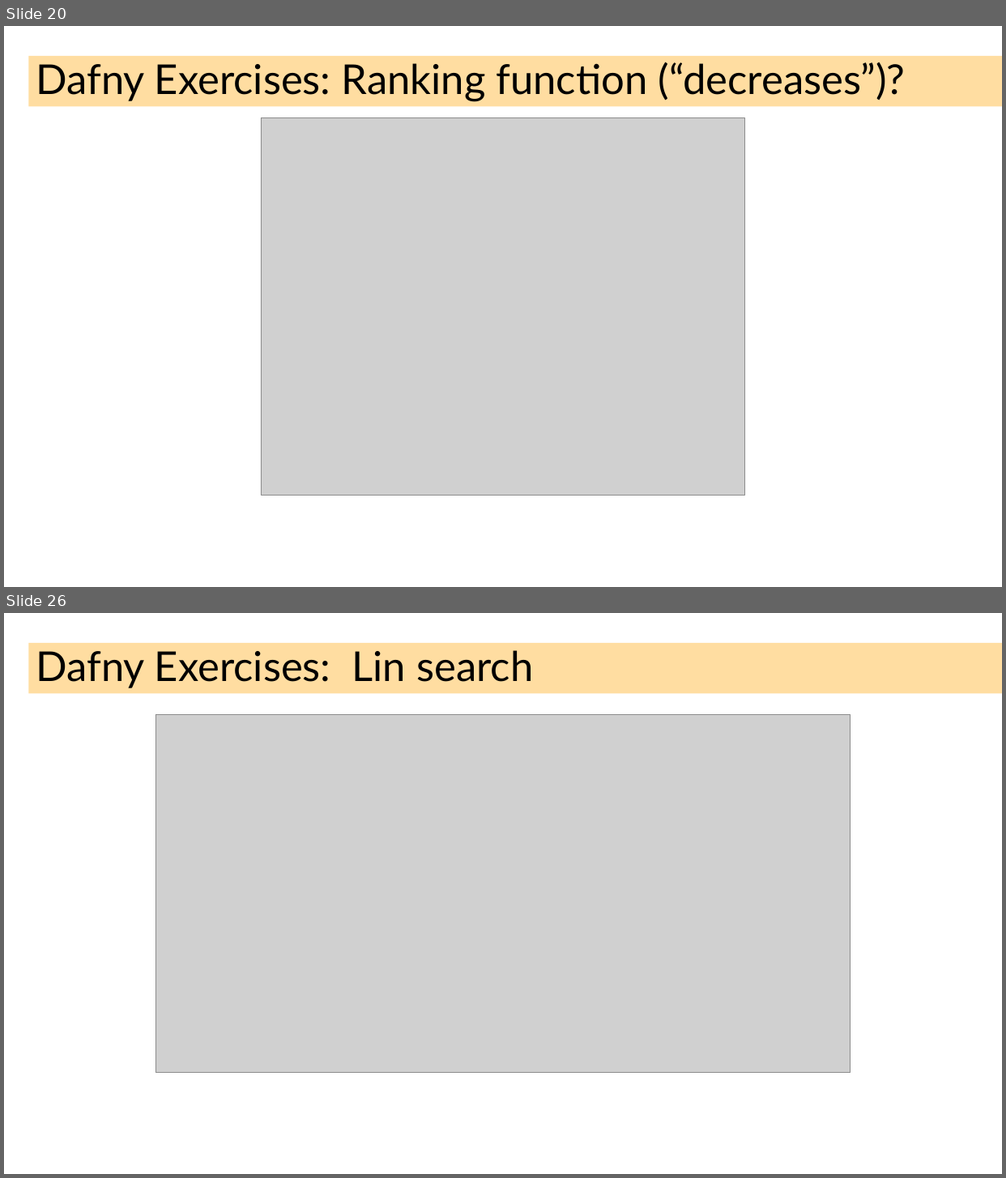
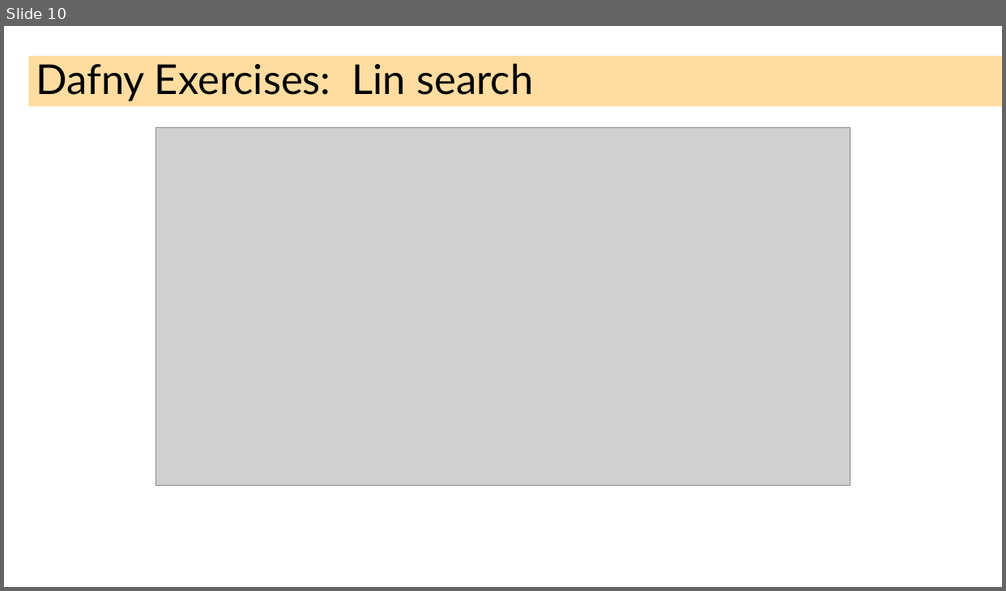
Before and after one commit to ganeshutah/cs6110s22, a slide deck: Lec17/Lec17.pptx. Shown one above the other, each under a label of ours: slides 20 and 26 before the commit, slide 10 after it; the slides between them are not shown. The pictures are 1006x1178 and 1006x591 pixels, drawn with LibreOffice and Linux fonts; fonts in the diff are those of the drawing; grey boxes stand for pictures. Boxes give left, top, right and bottom in pixels: in the first picture for what was removed or moved away, otherwise in the second. Text is boxed around its words. In the diff, an @@ line names an element or a change of style, - is before the commit and + after.

```diff
--- a/Lec17/Lec17.pptx
+++ b/Lec17/Lec17.pptx
@@ slide 20 removed at (x1=4, y1=26, x2=1002, y2=587), background #FFFFFF @@
@@ title removed at (x1=28, y1=56, x2=1002, y2=107) @@
-Dafny Exercises: Ranking function (“decreases”)?
@@ picture removed at (x1=261, y1=118, x2=745, y2=495) @@
@@ what was slide 26 is now slide 10 @@
```
Also in this commit, not shown: 2 slides changed, 4 slides added, 28 other slides removed, 21 other files.
